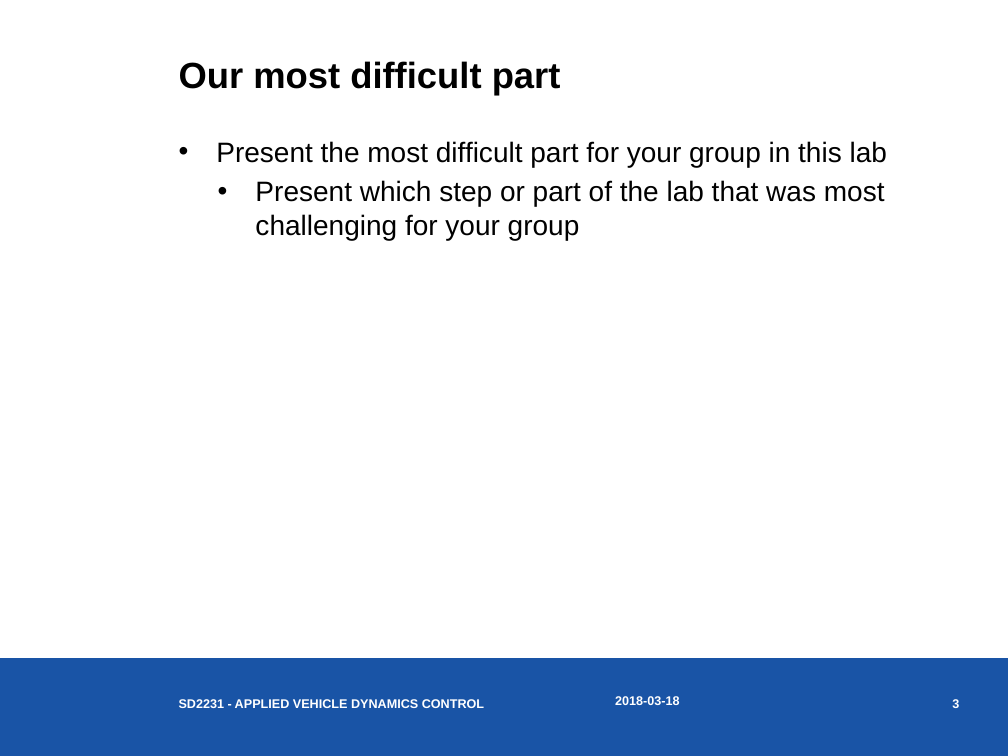
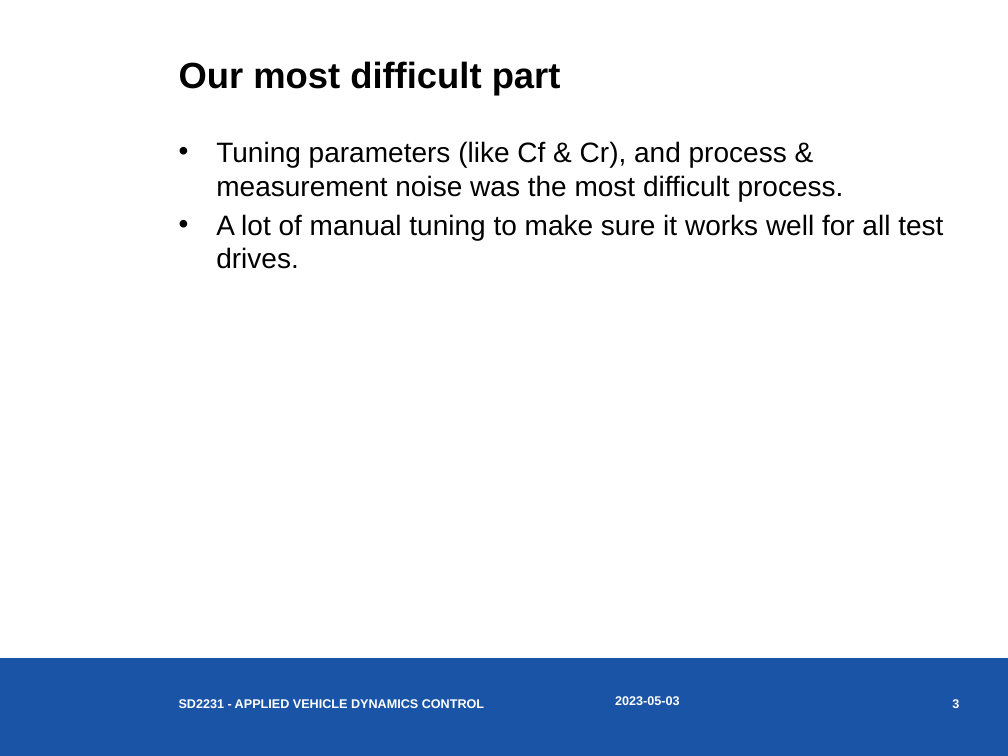
Before and after one commit to ale-riva/SD2231_Lab, a slide deck: slide 3 of Lab 2/SD2231-Lab2_Group7.pptx. Drawn at 1008x756 pixels with LibreOffice and Linux fonts; fonts in the diff are those of the drawing. Boxes give left, top, right and bottom in pixels: in the first picture for what was removed or moved away, otherwise in the second. Text is boxed around its words. In the diff, an @@ line names an element or a change of style, - is before the commit and + after.

Commit message:
Added some text to first two slides and figures wf

```diff
--- a/Lab 2/SD2231-Lab2_Group7.pptx
+++ b/Lab 2/SD2231-Lab2_Group7.pptx
@@ text at (216,141,943,269): text changed @@
-• Present the most difficult part for your group in this lab
-  • Present which step or part of the lab that was most challenging for your group
+• Tuning parameters (like Cf & Cr), and process & measurement noise was the most difficult process.
+• A lot of manual tuning to make sure it works well for all test drives.
@@ text at (615,696,679,705): text changed @@
-2018-03-18
+2023-05-03
```
Also in this commit, not shown: 4 other slides changed, 1 slide added, 3 other files.
